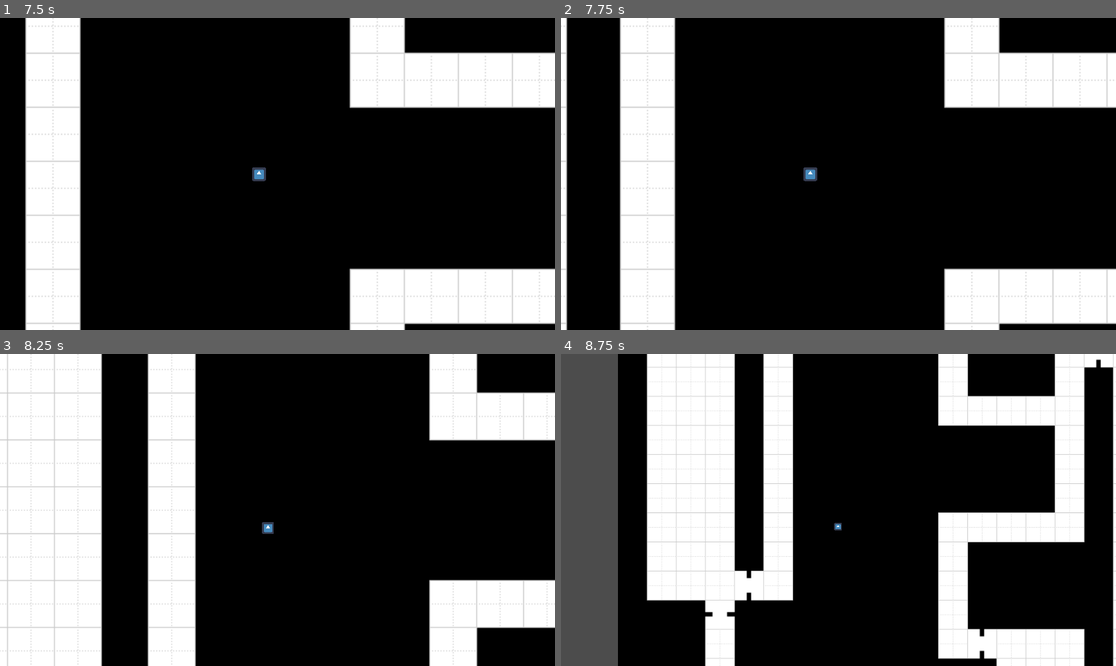
Above: before the commit, frames 1-4 (two rows, left to right).
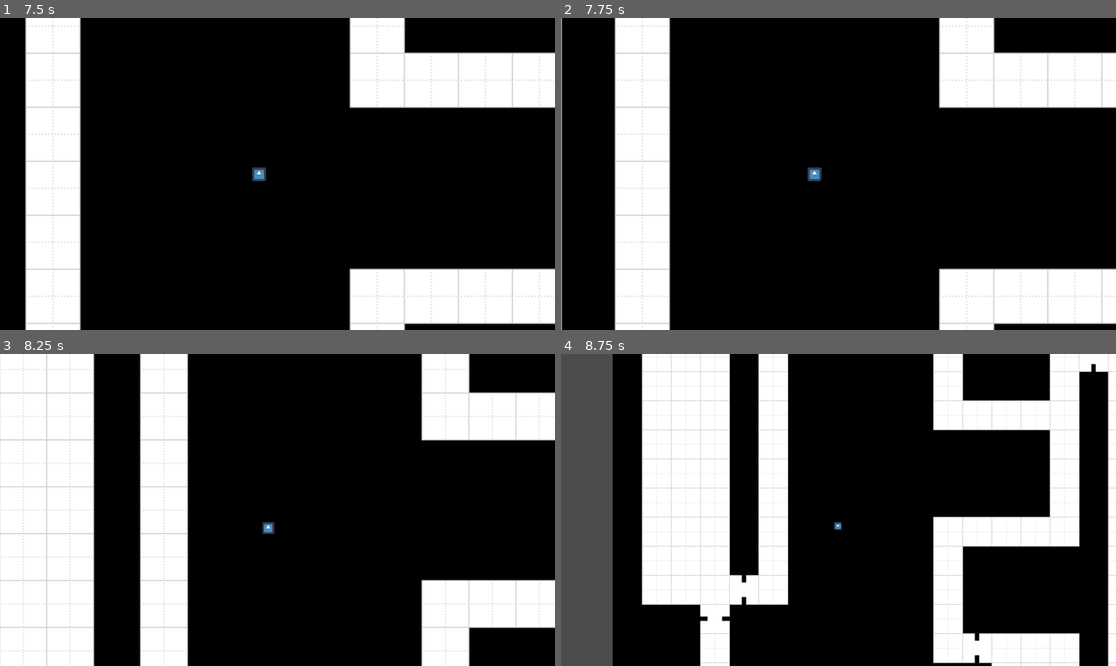
Above: after the commit, the same moments.

Repository: Lexxn0x3/Dungeons_and_Dragons
Game: Godot game, scene res://Main.tscn
The game is run twice, just before and just after one commit, with the same random seed, the same clock (stepped at 60 frames per second) and the same inputs. The engine's default icon, where the game draws it, is replaced by a stand-in: a white triangle on a blue panel in a dark square.
Inputs:
- Up to frame 1 (7.5 s): click "Start" at 0.5 s; click "Start" at 1.25 s; click "Map" at 2 s; click "Options" at 2.75 s; hold Right (ui_right) 3.53-4.28 s; hold Ctrl (walk_slow, bound only after the commit) 3.53-4.28 s; tap Enter at 4.25, 5.75, 7.25 s; hold Down (ui_down) 4.28-5.03 s; tap C (camera_zoom_in) at 4.35, 7.35 s; tap Ctrl (walk_slow, bound only after the commit) at 4.55, 5.3, 5.85 s; tap Space at 5, 6.5 s; hold Right (ui_right) 5.03-5.78 s; hold X (camera_zoom_out) 5.03-5.78 s; hold Up (ui_up) 5.78-6.53 s; hold Ctrl (walk_slow, bound only after the commit) 6.53-7.28 s; hold Left (ui_left) from 6.53 s (still down)
- Up to frame 2 (7.75 s): keep holding Left (ui_left); tap Ctrl (walk_slow, bound only after the commit) at 7.55 s
- Up to frame 3 (8.25 s): release Left (ui_left) at 8.03 s; hold Down (ui_down) from 8.03 s (still down); hold X (camera_zoom_out) from 8.03 s (still down)
- Up to frame 4 (8.75 s): keep holding Down (ui_down); keep holding X (camera_zoom_out); tap Ctrl (walk_slow, bound only after the commit) at 8.3 s

Frame 1 is identical in both runs. In frame 2, 5.2% of the frame differs, in the area x 0-100%, y 0-100%; in frame 3, 7.4%; in frame 4, 12%, in the area x 9-100%, y 0-100%.

Commit message:
Pointbuy System
Pointbuy System hinzugefügt
(kann man nur noch nicht vom Main-Menu aus aufrufen...)
	if(((points_left>0&&intelligence<14)||(points_left>1&&intelligence>13))&&(intelligence<15)):

Diff:
--- /dev/null
+++ b/Game GoDot/Character Creation/Character.gd
@@ -0,0 +1,180 @@
+extends Node
+
+# Choose Race => Choose Class => Determine Ability Scores => Describe Character => (Choose Equipment) => Ready
+
+func _process(delta):
+
+	var Race = 0 # 1-40
+
+			# Link:		https://www.dndbeyond.com/races
+			# 0 = not set
+			# 1 = Dragonborn
+			# 2 = Dwarf
+			# 3 = Elf
+			# 4 = Gnome
+			# 5 = Half-Elf
+			# 6 = Halfling
+			# 7 = Half-Orc
+			# 8 = Human
+			# 9 = Tiefling
+			# 10 = Aarakocra
+			# 11 = Genasi
+			# 12 = Goliath
+			# 13 = Aasimar
+			# 14 = Bugbear
+			# 15 = Firbolg
+			# 16 = Goblin
+			# 17 = Hobgoblin
+			# 18 = Kenku
+			# 19 = Kobold
+			# 20 = Lizardfolk
+			# 21 = Orc
+			# 22 = Tabaxi
+			# 23 = Triton
+			# 24 = Yuan-ti Pureblood
+			# 25 = Feral Tiefling
+			# 26 = Tortle
+			# 27 = Changeling
+			# 28 = Kalashtar
+			# 29 = Orc of Eberron
+			# 30 = Shifter
+			# 31 = Warforged
+			# 32 = Gith
+			# 33 = Centaur
+			# 34 = Loxodon
+			# 35 = Minotaur
+			# 36 = Simic Hybrid
+			# 37 = Vedalken
+			# 38 = Verdan
+			# 39 = Locathah
+			# 40 = Grung
+
+	var Character_class = 0 # 0-14
+
+			#Link:		https://www.dndbeyond.com/classes
+			# 0 = not set
+			# 1 = Barbarian
+			# 2 = Bard
+			# 3 = Cleric
+			# 4 = Druid
+			# 5 = Fighter
+			# 6 = Monk
+			# 7 = Paladin
+			# 8 = Ranger
+			# 9 = Rogue
+			# 10 = Sorcerer
+			# 11 = Warlock
+			# 12 = Wizard
+			# 13 = Artificer
+			# 14 = Blood Hunter
+
+
+	var XP = 0			#von außen beeinflust
+
+	if(Input.isaaction_("walk_slow")):
+		XP = XP + 100
+
+	var level			#level festlegen
+	if(XP<300):
+		level = 1
+	elif(XP<900):
+		level = 2
+	elif(XP<2700):
+		level =  3
+	elif(XP<6500):
+		level = 4
+	elif(XP<14000):
+		level = 5
+	elif(XP<23000):
+		level = 6
+	elif(XP<34000):
+		level = 7
+	elif(XP<48000):
+		level = 8
+	elif(XP<64000):
+		level = 9
+	elif(XP<85000):
+		level = 10
+	elif(XP<100000):
+		level = 11
+	elif(XP<120000):
+		level = 12
+	elif(XP<140000):
+		level = 13
+	elif(XP<165000):
+		level = 14
+	elif(XP<195000):
+		level = 15
+	elif(XP<225000):
+		level = 16
+	elif(XP<265000):
+		level = 17
+	elif(XP<305000):
+		level = 18
+	elif(XP<355000):
+		level = 19
+	else:
+		level = 20
+
+
+	var Proficiency_bonus		# Proficiencie_Bonus festlegen
+	if(level<5):
+		Proficiency_bonus = 2
+	elif(level<9):
+		Proficiency_bonus = 3
+	elif(level<13):
+		Proficiency_bonus = 4
+	elif(level<17):
+		Proficiency_bonus = 5
+	else:
+		Proficiency_bonus = 6
+
+				# 0XP = LVL 1 = +2 Proficiency
+				# 300XP = LVL 2 = +2 Proficiency
+				# 900XP = LVL 3 = +2 Proficiency
+				# 2700XP = LVL 4 = +2 Proficiency
+				# 6500XP = LVL 5 = +3 Proficiency
+				# 14000XP = LVL 6 = +3 Proficiency
+				# 23000XP = LVL 7 = +3 Proficiency
+				# 34000XP = LVL 8 = +3 Proficiency
+				# 48000XP = LVL 9 = +4 Proficiency
+				# 64000XP = LVL 10 = +4 Proficiency
+				# 85000XP = LVL 11 = +4 Proficiency
+				# 100000XP = LVL 12 = +4 Proficiency
+				# 120000XP = LVL 13 = +5 Proficiency
+				# 140000XP = LVL 14 = +5 Proficiency
+				# 165000XP = LVL 15 = +5 Proficiency
+				# 195000XP = LVL 16 = +5 Proficiency
+				# 225000XP = LVL 17 = +6 Proficiency
+				# 265000XP = LVL 18 = +6 Proficiency
+				# 305000XP = LVL 19 = +6 Proficiency
+				# 355000XP = LVL 20 = +6 Proficiency
+
+
+	# min = 8
+	# max_Points = 27
+	#Chosts:
+		#8 = 0
+		#9 = 1
+		#10 = 2
+		#11 = 3
+		#12 = 4
+		#13 = 5
+		#14 = 7
+		#15 = 9
+	# max starting points = 15 (without race modifier)
+	#Modifier
+		# 8 - 9 = -1
+		# 10 - 11 = 0
+		# 12 - 13 = 1
+		# 14 - 15 = 2
+		# 16 - 17 = 3
+		# 18 - 19 = 4
+		# 20 = 5
+
+onready var strength = get_node("res://Character Creation/Pointbuy.gd").get(strength)
+onready var dexterity = get_node("res://Character Creation/Pointbuy.gd").get(dexterity)
+onready var constitution = get_node("res://Character Creation/Pointbuy.gd").get(constitution)
+onready var intelligence = get_node("res://Character Creation/Pointbuy.gd").get(intelligence)
+onready var wisdom = get_node("res://Character Creation/Pointbuy.gd").get(wisdom)
+onready var charisma = get_node("res://Character Creation/Pointbuy.gd").get(charisma)
--- /dev/null
+++ b/Game GoDot/Character Creation/Pointbuy.gd
@@ -0,0 +1,202 @@
+extends Node2D
+
+
+
+var strength = 10
+var dexterity = 10
+var constitution = 10
+var intelligence = 10
+var wisdom = 10
+var charisma = 10
+var points_left = 15
+
+
+# Called every frame. 'delta' is the elapsed time since the previous frame.
+func _process(delta):
+	_update_text()
+	if(((points_left>0&&strength<14)||(points_left>1&&strength>13))&&(strength<15)):
+		$"Strength/Strength UP".disabled = false
+	else:
+		$"Strength/Strength UP".disabled = true
+	if(strength<9):
+		$"Strength/Strength DOWN".disabled = true
+	else:
+		$"Strength/Strength DOWN".disabled = false
+
+	if(((points_left>0&&dexterity<14)||(points_left>1&&dexterity>13))&&(dexterity<15)):
+		$"Dexterity/Dexterity UP".disabled = false
+	else:
+		$"Dexterity/Dexterity UP".disabled = true
+	if(dexterity<9):
+		$"Strength/Strength DOWN".disabled = true
+	else:
+		$"Strength/Strength DOWN".disabled = false
+
+	if(((points_left>0&&constitution<14)||(points_left>1&&constitution>13))&&(constitution<15)):
+		$"Constitution/Constitution UP".disabled = false
+	else:
+		$"Constitution/Constitution UP".disabled = true
+	if(constitution<9):
+		$"Constitution/Constitution DOWN".disabled = true
+	else:
+		$"Constitution/Constitution DOWN".disabled = false
+
+	if(((points_left>0&&intelligence<14)||(points_left>1&&intelligence>13))&&(intelligence<15)):
+		$"Intelligence/Intelligence UP".disabled = false
+	else:
+		$"Intelligence/Intelligence UP".disabled = true
+	if(intelligence<9):
+		$"Intelligence/Intelligence DOWN".disabled = true
+	else:
+		$"Intelligence/Intelligence DOWN".disabled = false
+
+	if(((points_left>0&&wisdom<14)||(points_left>1&&wisdom>13))&&(wisdom<15)):
+		$"Wisdom/Wisdom UP".disabled = false
+	else:
+		$"Wisdom/Wisdom UP".disabled = true
+	if(wisdom<9):
+		$"Wisdom/Wisdom DOWN".disabled = true
+	else:
+		$"Wisdom/Wisdom DOWN".disabled = false
+
+	if(((points_left>0&&charisma<14)||(points_left>1&&charisma>13))&&(charisma<15)):
+		$"Charisma/Charisma UP".disabled = false
+	else:
+		$"Charisma/Charisma UP".disabled = true
+	if(charisma<9):
+		$"Charisma/Charisma DOWN".disabled = true
+	else:
+		$"Charisma/Charisma DOWN".disabled = false
+	pass
+
+
+
+func _update_text():
+	$Strength.text = str(strength)
+	$Dexterity.text = str(dexterity)
+	$Constitution.text = str(constitution)
+	$Intelligence.text = str(intelligence)
+	$Wisdom.text = str(wisdom)
+	$Charisma.text = str(charisma)
+	$Points_left.text = str(points_left)
+	pass
+
+
+
+func _on_Strength_UP_pressed():
+	if(strength<14):
+		points_left = points_left - 1
+		strength = strength + 1
+	else:
+		points_left = points_left - 2
+		strength = strength + 1
+	pass # Replace with function body.
+
+func _on_Strength_DOWN_pressed():
+	if(strength<15):
+		points_left = points_left + 1
+		strength = strength - 1
+	else:
+		points_left = points_left + 2
+		strength = strength - 1
+	pass # Replace with function body.
+
+
+
+func _on_Dexterity_UP_pressed():
+	if(dexterity<14):
+		points_left = points_left - 1
+		dexterity = dexterity + 1
+	else:
+		points_left = points_left - 2
+		dexterity = dexterity + 1
+	pass # Replace with function body.
+
+func _on_Dexterity_DOWN_pressed():
+	if(dexterity<15):
+		points_left = points_left + 1
+		dexterity = dexterity - 1
+	else:
+		points_left = points_left + 2
+		dexterity = dexterity - 1
+	pass # Replace with function body.
+
+
+
+func _on_Constitution_UP_pressed():
+	if(constitution<14):
+		points_left = points_left - 1
+		constitution = constitution + 1
+	else:
+		points_left = points_left - 2
+		constitution = constitution + 1
+	pass # Replace with function body.
+
+func _on_Constitution_DOWN_pressed():
+	if(constitution<15):
+		points_left = points_left + 1
+		constitution = constitution - 1
+	else:
+		points_left = points_left + 2
+		constitution = constitution - 1
+	pass # Replace with function body.
+
+
+
+func _on_Intelligence_UP_pressed():
+	if(intelligence<14):
+		points_left = points_left - 1
+		intelligence = intelligence + 1
+	else:
+		points_left = points_left - 2
+		intelligence = intelligence + 1
+	pass # Replace with function body.
+
+func _on_Intelligence_DOWN_pressed():
+	if(intelligence<15):
+		points_left = points_left + 1
+		intelligence = intelligence - 1
+	else:
+		points_left = points_left + 2
+		intelligence = intelligence - 1
+	pass # Replace with function body.
+
+
+
+func _on_Wisdom_UP_pressed():
+	if(wisdom<14):
+		points_left = points_left - 1
+		wisdom = wisdom + 1
+	else:
+		points_left = points_left - 2
+		wisdom = wisdom + 1
+	pass # Replace with function body.
+
+func _on_Wisdom_DOWN_pressed():
+	if(wisdom<15):
+		points_left = points_left + 1
+		wisdom = wisdom - 1
+	else:
+		points_left = points_left + 2
+		wisdom = wisdom - 1
+	pass # Replace with function body.
+
+
+
+func _on_Charisma_UP_pressed():
+	if(charisma<14):
+		points_left = points_left - 1
+		charisma = charisma + 1
+	else:
+		points_left = points_left - 2
+		charisma = charisma + 1
+	pass # Replace with function body.
+
+func _on_Charisma_DOWN_pressed():
+	if(charisma<15):
+		points_left = points_left + 1
+		charisma = charisma - 1
+	else:
+		points_left = points_left + 2
+		charisma = charisma - 1
+	pass # Replace with function body.
--- /dev/null
+++ b/Game GoDot/Character Creation/Pointbuy.tscn
@@ -0,0 +1,304 @@
+[gd_scene load_steps=7 format=2]
+
+[ext_resource path="res://Pictures/Arrow_up.png" type="Texture" id=1]
+[ext_resource path="res://Character Creation/Pointbuy.gd" type="Script" id=2]
+[ext_resource path="res://MainMenu/FunSized.ttf" type="DynamicFontData" id=3]
+[ext_resource path="res://Pictures/Arrow_Down.png" type="Texture" id=4]
+
+[sub_resource type="DynamicFont" id=1]
+size = 100
+font_data = ExtResource( 3 )
+
+[sub_resource type="DynamicFont" id=2]
+size = 50
+font_data = ExtResource( 3 )
+
+[node name="Pointbuy" type="Node2D"]
+script = ExtResource( 2 )
+
+[node name="Strength" type="Label" parent="."]
+margin_left = 158.947
+margin_top = 341.008
+margin_right = 295.947
+margin_bottom = 467.008
+custom_fonts/font = SubResource( 1 )
+text = "10"
+__meta__ = {
+"_edit_use_anchors_": false
+}
+
+[node name="Strength UP" type="Button" parent="Strength"]
+margin_left = 5.8223
+margin_top = -112.265
+margin_right = 117.822
+margin_bottom = -6.26492
+icon = ExtResource( 1 )
+__meta__ = {
+"_edit_use_anchors_": false
+}
+
+[node name="Strength DOWN" type="Button" parent="Strength"]
+margin_left = 8.26813
+margin_top = 134.93
+margin_right = 120.268
+margin_bottom = 240.93
+icon = ExtResource( 4 )
+__meta__ = {
+"_edit_use_anchors_": false
+}
+
+[node name="Strength_Text" type="Label" parent="Strength"]
+margin_left = -89.7092
+margin_top = -193.332
+margin_right = 221.291
+margin_bottom = -67.3315
+custom_fonts/font = SubResource( 2 )
+text = "Strength"
+__meta__ = {
+"_edit_use_anchors_": false
+}
+
+[node name="Dexterity" type="Label" parent="."]
+margin_left = 619.853
+margin_top = 336.777
+margin_right = 756.853
+margin_bottom = 462.777
+custom_fonts/font = SubResource( 1 )
+text = "10"
+__meta__ = {
+"_edit_use_anchors_": false
+}
+
+[node name="Dexterity UP" type="Button" parent="Dexterity"]
+margin_left = 12.6709
+margin_top = -112.589
+margin_right = 124.671
+margin_bottom = -6.58911
+icon = ExtResource( 1 )
+__meta__ = {
+"_edit_use_anchors_": false
+}
+
+[node name="Dexterity DOWN" type="Button" parent="Dexterity"]
+margin_left = 9.46869
+margin_top = 125.158
+margin_right = 121.469
+margin_bottom = 231.158
+icon = ExtResource( 4 )
+__meta__ = {
+"_edit_use_anchors_": false
+}
+
+[node name="Dexterity_Text" type="Label" parent="Dexterity"]
+margin_left = -77.4113
+margin_top = -179.503
+margin_right = 234.589
+margin_bottom = -53.5028
+custom_fonts/font = SubResource( 2 )
+text = "Dexterity"
+__meta__ = {
+"_edit_use_anchors_": false
+}
+
+[node name="Constitution" type="Label" parent="."]
+margin_left = 1091.15
+margin_top = 313.837
+margin_right = 1228.15
+margin_bottom = 439.837
+custom_fonts/font = SubResource( 1 )
+text = "10"
+__meta__ = {
+"_edit_use_anchors_": false
+}
+
+[node name="Constitution UP" type="Button" parent="Constitution"]
+margin_left = 8.0
+margin_top = -99.0
+margin_right = 120.0
+margin_bottom = 7.0
+icon = ExtResource( 1 )
+__meta__ = {
+"_edit_use_anchors_": false
+}
+
+[node name="Constitution DOWN" type="Button" parent="Constitution"]
+margin_left = 2.68732
+margin_top = 127.156
+margin_right = 114.687
+margin_bottom = 233.156
+icon = ExtResource( 4 )
+__meta__ = {
+"_edit_use_anchors_": false
+}
+
+[node name="Constitution_Text" type="Label" parent="Constitution"]
+margin_left = -146.573
+margin_top = -169.975
+margin_right = 284.427
+margin_bottom = -43.9752
+custom_fonts/font = SubResource( 2 )
+text = "Constitution"
+__meta__ = {
+"_edit_use_anchors_": false
+}
+
+[node name="Intelligence" type="Label" parent="."]
+margin_left = 1527.12
+margin_top = 793.941
+margin_right = 1664.12
+margin_bottom = 919.941
+custom_fonts/font = SubResource( 1 )
+text = "10"
+__meta__ = {
+"_edit_use_anchors_": false
+}
+
+[node name="Intelligence UP" type="Button" parent="Intelligence"]
+margin_left = 11.2609
+margin_top = -112.018
+margin_right = 123.261
+margin_bottom = -6.01807
+icon = ExtResource( 1 )
+__meta__ = {
+"_edit_use_anchors_": false
+}
+
+[node name="Intelligence DOWN" type="Button" parent="Intelligence"]
+margin_left = 5.16809
+margin_top = 121.902
+margin_right = 117.168
+margin_bottom = 227.902
+icon = ExtResource( 4 )
+__meta__ = {
+"_edit_use_anchors_": false
+}
+
+[node name="Intelligence_Text" type="Label" parent="Intelligence"]
+margin_left = -135.246
+margin_top = -189.0
+margin_right = 257.754
+margin_bottom = -108.0
+custom_fonts/font = SubResource( 2 )
+text = "Intelligence"
+__meta__ = {
+"_edit_use_anchors_": false
+}
+
+[node name="Wisdom" type="Label" parent="."]
+margin_left = 367.8
+margin_top = 795.262
+margin_right = 504.8
+margin_bottom = 921.262
+custom_fonts/font = SubResource( 1 )
+text = "10"
+__meta__ = {
+"_edit_use_anchors_": false
+}
+
+[node name="Wisdom UP" type="Button" parent="Wisdom"]
+margin_left = 14.0626
+margin_top = -128.186
+margin_right = 126.063
+margin_bottom = -22.1865
+icon = ExtResource( 1 )
+__meta__ = {
+"_edit_use_anchors_": false
+}
+
+[node name="Wisdom DOWN" type="Button" parent="Wisdom"]
+margin_left = 13.4611
+margin_top = 128.415
+margin_right = 125.461
+margin_bottom = 234.415
+icon = ExtResource( 4 )
+__meta__ = {
+"_edit_use_anchors_": false
+}
+
+[node name="Wisdom_Text" type="Label" parent="Wisdom"]
+margin_left = -39.0
+margin_top = -210.0
+margin_right = 203.0
+margin_bottom = -84.0
+custom_fonts/font = SubResource( 2 )
+text = "Wisdom"
+__meta__ = {
+"_edit_use_anchors_": false
+}
+
+[node name="Charisma" type="Label" parent="."]
+margin_left = 913.201
+margin_top = 795.649
+margin_right = 1050.2
+margin_bottom = 921.649
+custom_fonts/font = SubResource( 1 )
+text = "10"
+__meta__ = {
+"_edit_use_anchors_": false
+}
+
+[node name="Charisma UP" type="Button" parent="Charisma"]
+margin_left = 5.62073
+margin_top = -110.143
+margin_right = 117.621
+margin_bottom = -4.14307
+icon = ExtResource( 1 )
+__meta__ = {
+"_edit_use_anchors_": false
+}
+
+[node name="Charisma DOWN" type="Button" parent="Charisma"]
+margin_left = 12.3575
+margin_top = 132.147
+margin_right = 124.358
+margin_bottom = 238.147
+icon = ExtResource( 4 )
+__meta__ = {
+"_edit_use_anchors_": false
+}
+
+[node name="Charisma_Text" type="Label" parent="Charisma"]
+margin_left = -88.0488
+margin_top = -182.99
+margin_right = 222.951
+margin_bottom = -56.9902
+custom_fonts/font = SubResource( 2 )
+text = "Charisma"
+__meta__ = {
+"_edit_use_anchors_": false
+}
+
+[node name="Points_left" type="Label" parent="."]
+margin_left = 1740.67
+margin_top = 22.332
+margin_right = 1877.67
+margin_bottom = 148.332
+custom_fonts/font = SubResource( 1 )
+text = "10"
+__meta__ = {
+"_edit_use_anchors_": false
+}
+
+[node name="Points_left_test" type="Label" parent="Points_left"]
+anchor_right = 0.5
+margin_left = -406.482
+margin_top = 18.4474
+margin_right = -84.9824
+margin_bottom = 144.447
+custom_fonts/font = SubResource( 2 )
+text = "Points left:"
+__meta__ = {
+"_edit_use_anchors_": false
+}
+[connection signal="pressed" from="Strength/Strength UP" to="." method="_on_Strength_UP_pressed"]
+[connection signal="pressed" from="Strength/Strength DOWN" to="." method="_on_Strength_DOWN_pressed"]
+[connection signal="pressed" from="Dexterity/Dexterity UP" to="." method="_on_Dexterity_UP_pressed"]
+[connection signal="pressed" from="Dexterity/Dexterity DOWN" to="." method="_on_Dexterity_DOWN_pressed"]
+[connection signal="pressed" from="Constitution/Constitution UP" to="." method="_on_Constitution_UP_pressed"]
+[connection signal="pressed" from="Constitution/Constitution DOWN" to="." method="_on_Constitution_DOWN_pressed"]
+[connection signal="pressed" from="Intelligence/Intelligence UP" to="." method="_on_Intelligence_UP_pressed"]
+[connection signal="pressed" from="Intelligence/Intelligence DOWN" to="." method="_on_Intelligence_DOWN_pressed"]
+[connection signal="pressed" from="Wisdom/Wisdom UP" to="." method="_on_Wisdom_UP_pressed"]
+[connection signal="pressed" from="Wisdom/Wisdom DOWN" to="." method="_on_Wisdom_DOWN_pressed"]
+[connection signal="pressed" from="Charisma/Charisma UP" to="." method="_on_Charisma_UP_pressed"]
+[connection signal="pressed" from="Charisma/Charisma DOWN" to="." method="_on_Charisma_DOWN_pressed"]
--- a/Game GoDot/project.godot
+++ b/Game GoDot/project.godot
@@ -71,6 +71,11 @@
 , Object(InputEventKey,"resource_local_to_scene":false,"resource_name":"","device":0,"alt":false,"shift":false,"control":false,"meta":false,"command":false,"pressed":false,"scancode":67,"unicode":0,"echo":false,"script":null)
  ]
 }
+walk_slow={
+"deadzone": 0.5,
+"events": [ Object(InputEventKey,"resource_local_to_scene":false,"resource_name":"","device":0,"alt":false,"shift":false,"control":false,"meta":false,"command":false,"pressed":false,"scancode":16777238,"unicode":0,"echo":false,"script":null)
+ ]
+}
 
 [rendering]
 
Binary file added: Game GoDot/Pictures/Arrow_Down.png
Not shown, added: Game GoDot/Pictures/Arrow_Down.png.import
Binary file added: Game GoDot/Pictures/Arrow_up.png
Not shown, added: Game GoDot/Pictures/Arrow_up.png.import
